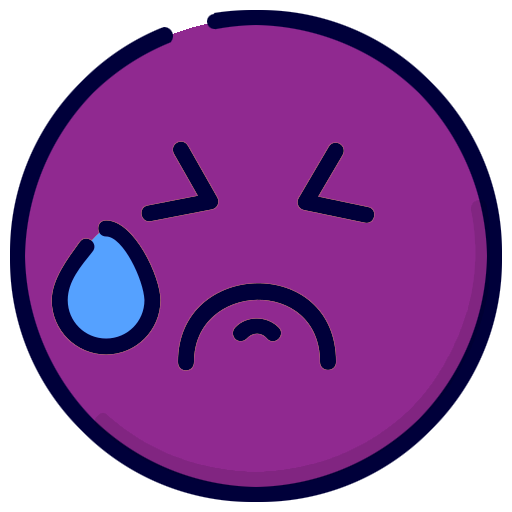
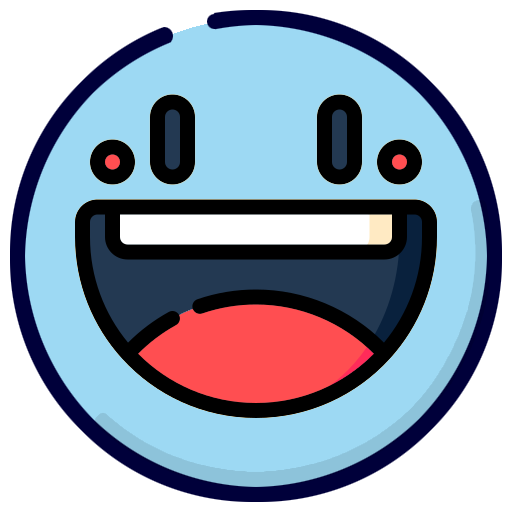
Revision of a layered 512 × 512 image; what changed, layer by layer:
hid "Layer 11" over [51, 141, 375, 371]
showed "Layer 9" over [75, 94, 437, 418]
painted on "Layer 7" over [25, 24, 487, 487]
